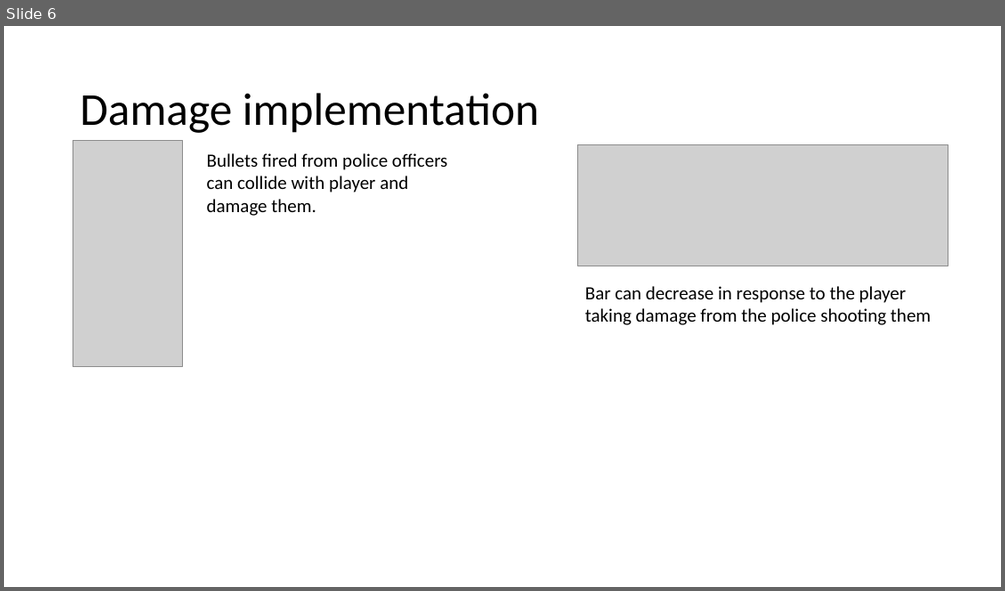
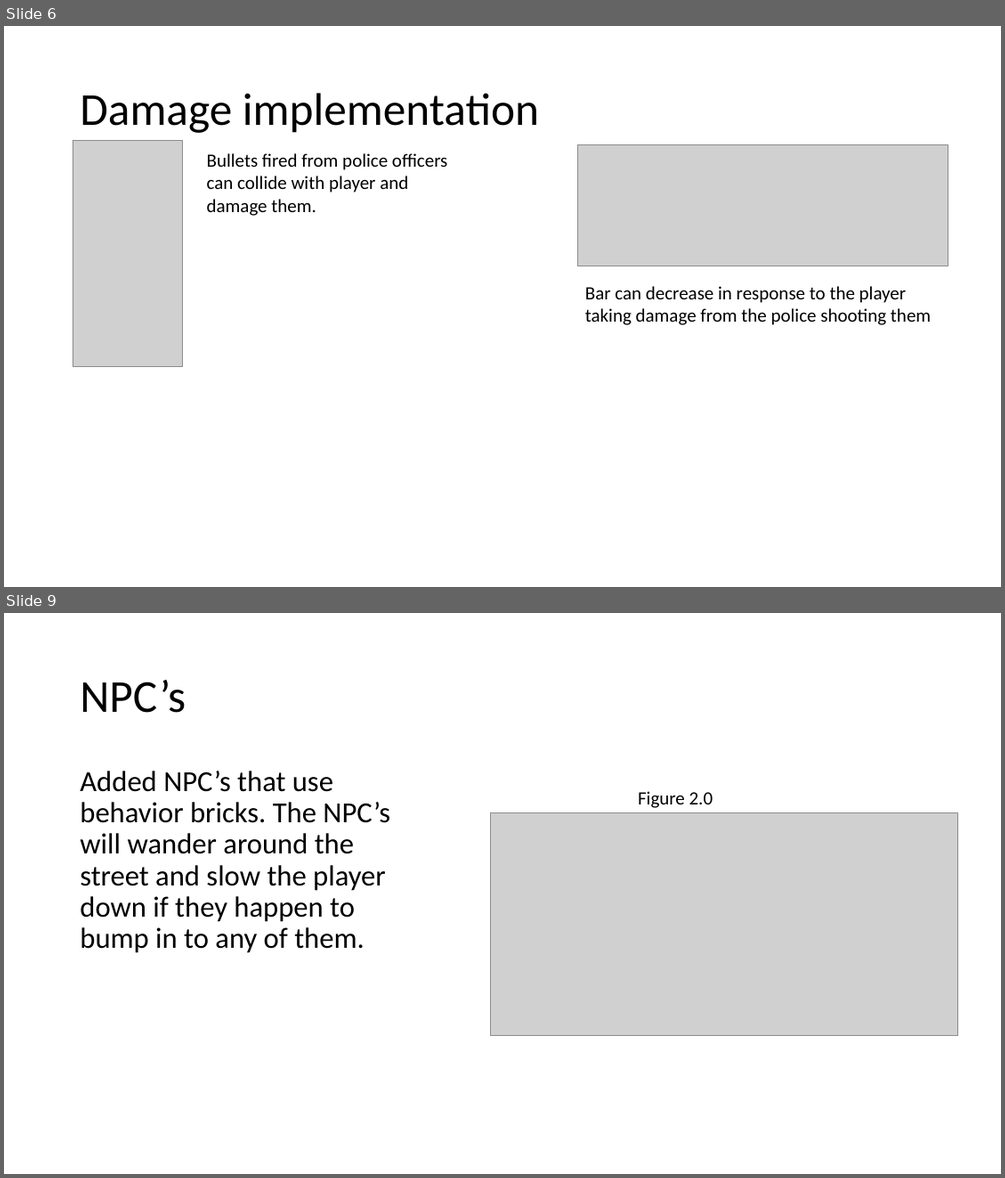
Before and after one commit to MatthiusM/GameConsole, a slide deck: GameProgress.pptx. Shown one above the other, each under a label of ours: slide 6 before the commit, slides 6 and 9 after it; the slides between them are not shown. The pictures are 1005x591 and 1005x1178 pixels, drawn with LibreOffice and Linux fonts; fonts in the diff are those of the drawing; grey boxes stand for pictures. Boxes give left, top, right and bottom in pixels: in the first picture for what was removed or moved away, otherwise in the second. Text is boxed around its words. In the diff, an @@ line names an element or a change of style, - is before the commit and + after.

```diff
--- a/GameProgress.pptx
+++ b/GameProgress.pptx
@@ slide 9 added at (4, 613, 1001, 1174), background #FFFFFF @@
@@ title added at (80, 680, 186, 713), 44 pt, text #000000 @@
+NPC’s
@@ text added at (80, 771, 390, 953), 28 pt, text #000000 @@
+Added NPC’s that use behavior bricks. The NPC’s will wander around the street and slow the player down if they happen to bump in to any of them.
@@ text added at (638, 791, 713, 808), 18 pt, text #000000 @@
+Figure 2.0
@@ picture added at (490, 812, 957, 1036) @@
```
Also in this commit, not shown: 2 other slides added.
